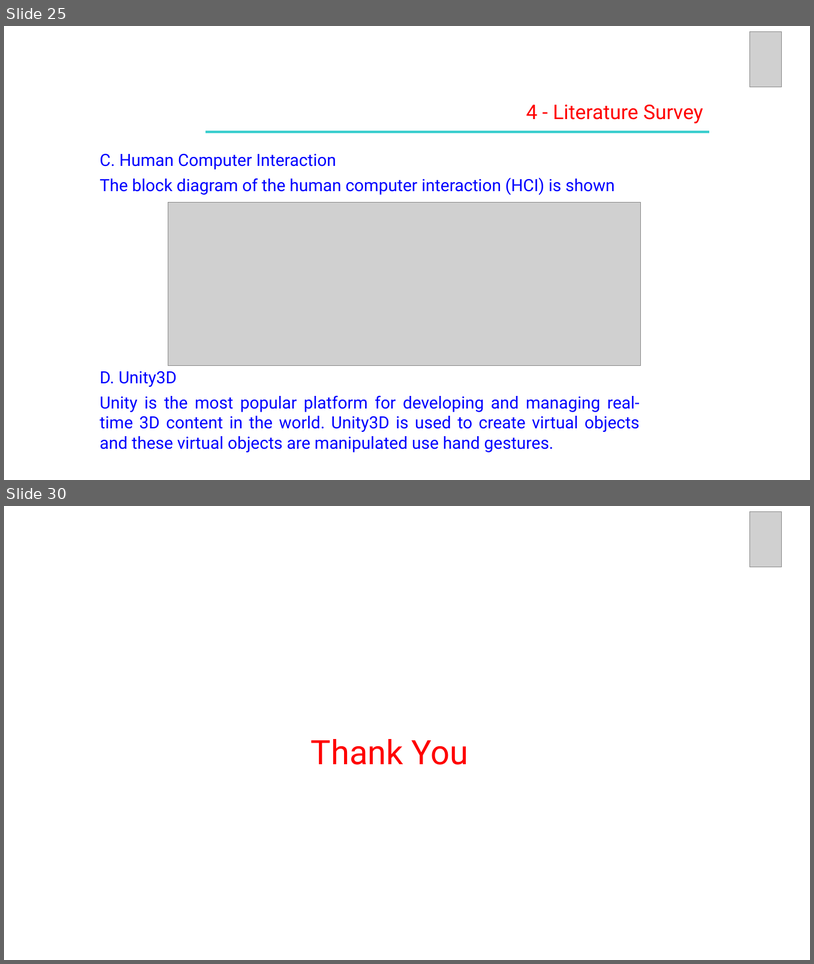
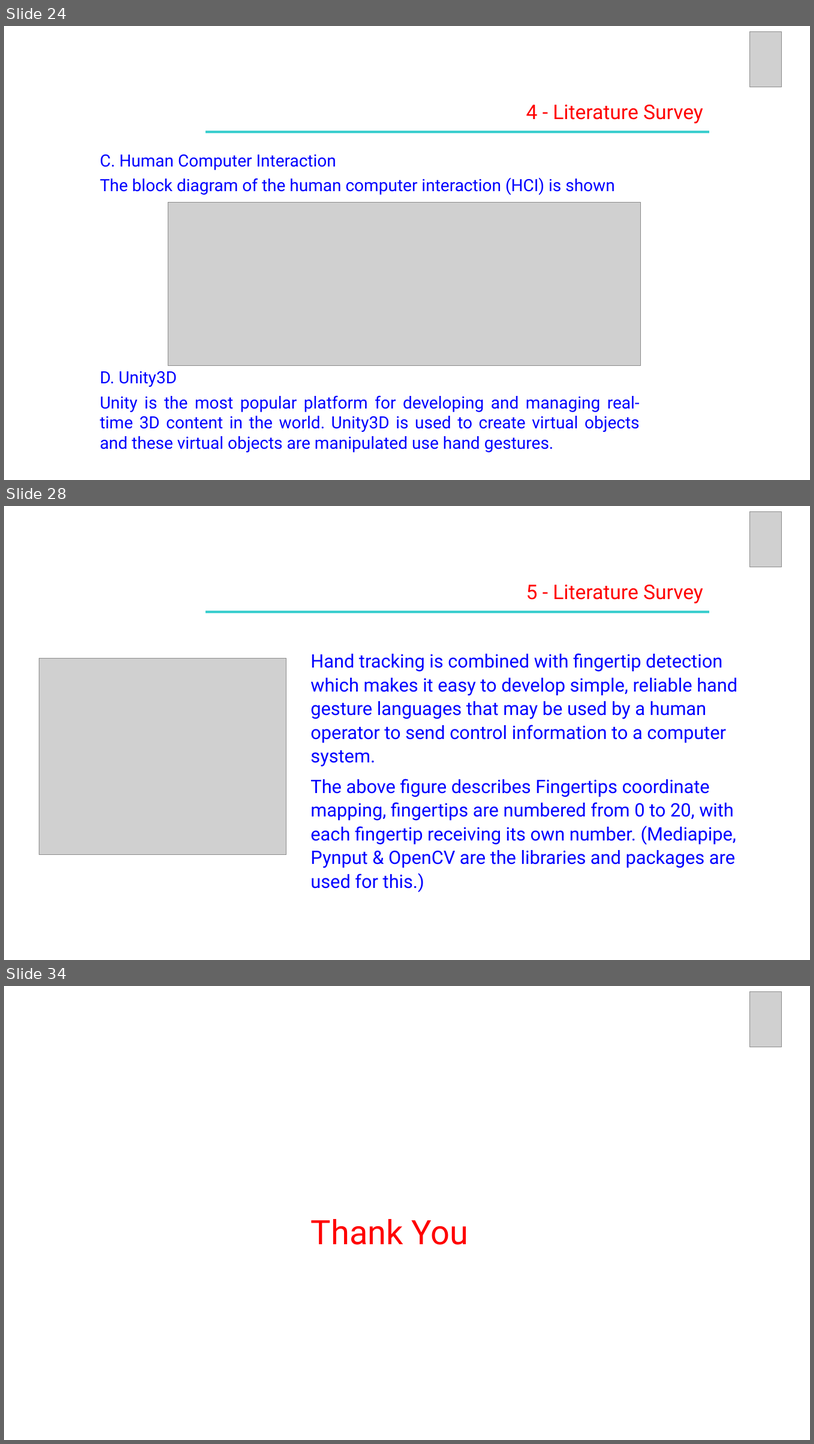
Before and after one commit to VishnuJG/CV-Workout, a slide deck: LiteratureSurvey/UE19CS390A_REVIEW 2.pptx. Shown one above the other, each under a label of ours: slides 25 and 30 before the commit, slides 24, 28 and 34 after it; the slides between them are not shown. The pictures are 814x964 and 814x1444 pixels, drawn with LibreOffice and Linux fonts; fonts in the diff are those of the drawing; grey boxes stand for pictures. Boxes give left, top, right and bottom in pixels: in the first picture for what was removed or moved away, otherwise in the second. Text is boxed around its words. In the diff, an @@ line names an element or a change of style, - is before the commit and + after.

```diff
--- a/LiteratureSurvey/UE19CS390A_REVIEW 2.pptx
+++ b/LiteratureSurvey/UE19CS390A_REVIEW 2.pptx
@@ slide 28 added at (4, 506, 810, 960), background #FFFFFF @@
@@ picture added at (750, 511, 783, 567) @@
@@ text added at (527, 584, 704, 603), 24 pt, text #FF0000 @@
+5 - Literature Survey
@@ rectangle added at (206, 610, 710, 613), fill #33CCCC @@
@@ picture added at (39, 658, 287, 855) @@
@@ text added at (311, 653, 738, 892), 22 pt, text #0000FF @@
+Hand tracking is combined with fingertip detection which makes it easy to develop simple, reliable hand gesture languages that may be used by a human operator to send control information to a computer system.
+The above figure describes Fingertips coordinate mapping, fingertips are numbered from 0 to 20, with each fingertip receiving its own number. (Mediapipe, Pynput & OpenCV are the libraries and packages are used for this.)
@@ what was slide 25 is now slide 24 @@
@@ what was slide 30 is now slide 34 @@
```
Also in this commit, not shown: 18 slides changed, 6 other slides added, 3 slides removed, 1 other file.
